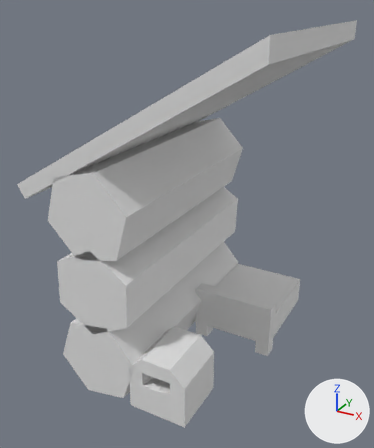
Renders of the OBJ model Fabryca/resources/meshes/house4.obj from each side of a commit.
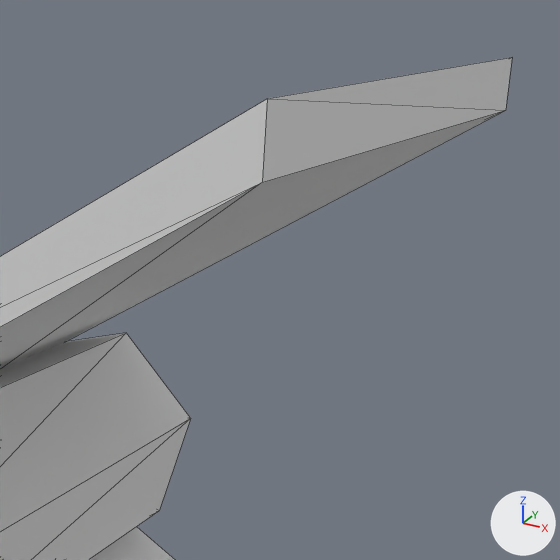
Each version is shown whole from a 50 mm lens placed at (0.987, -1.822, 1.517), pointed at (0.009, -0.042, 0.627), then close up on the part from 47% to 100% of the width and 0% to 44% of the height. The axes (+X, +Y, +Z) are drawn at lower right. The lights are the same throughout. The close-ups show mesh edges as thin lines. Where no turn or scale is listed for an object, it has been applied to the vertices. Vertices at the same position are counted once.

In view in the first close-up: 'house4'.
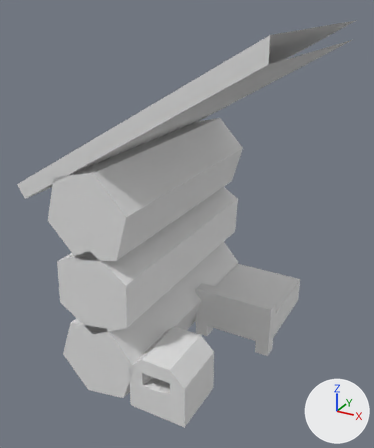
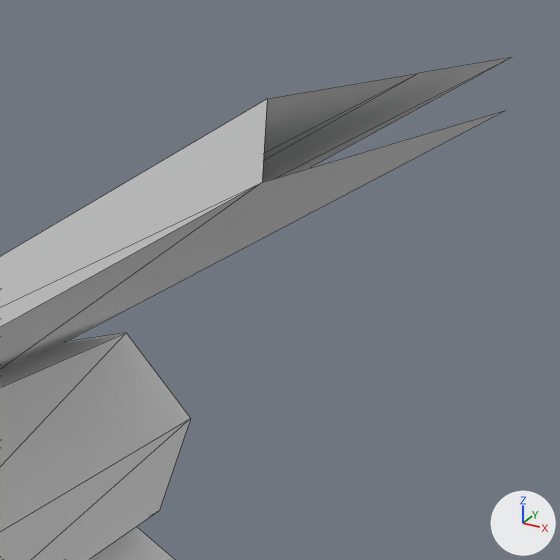
Location of each change, [x1, y1, x2, y2] in pixels of the close-ups (560 x 560 px):
'house4', reshaped: before [0, 58, 512, 560]; after [0, 58, 510, 560]
part 1 of me_house4, cut back: before [262, 58, 512, 182]; after [262, 58, 510, 182]

What changed in the scene script:
```text
Change me_house4:
    used by ob_house4; location = (0.0, 0.0, 0.0)
    remove me_house4.from_pydata(...)  # 98 vertices, 162 faces; spans x -0.474..0.5, y -0.5..0.5, z -0.015..1.428
    add me_house4.from_pydata(...)  # 100 vertices, 147 faces; spans x -0.474..0.5, y -0.5..0.5, z -0.015..1.428
    me_house4 part 1
    22 faces are deleted
    2 vertices are added at (-0.474, 0.0, 0.865), (0.5, 0.0, 1.428)
    7 new faces join them
```
